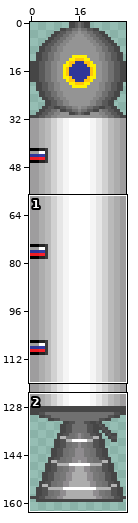
Edited in one commit: sprite sheet (test.png). The first picture is a wide view before the edit; the outline marks the close-up.
Close-up. Old version:
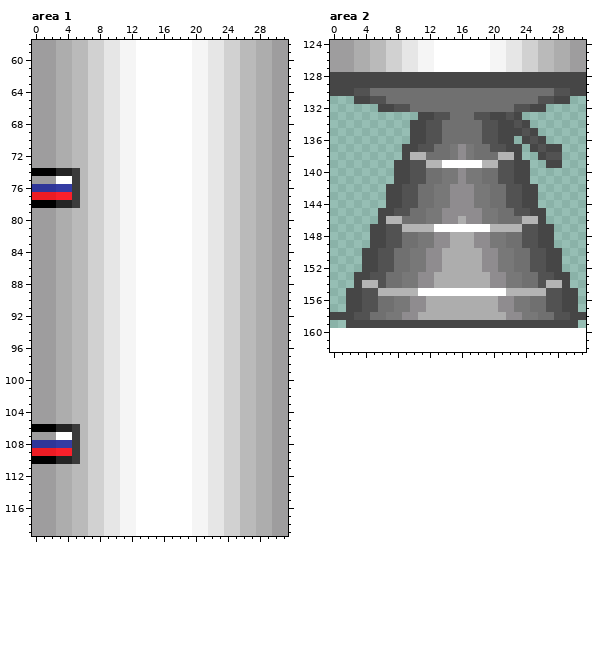
The file is 32x160 pixels. Colours within 5 levels of each other are drawn and written as one. Shown: area 1: x 0..31, y 58..119; area 2: x 0..31, y 124..162. The old version is drawn lined up with the new one, on the new canvas.
New version:
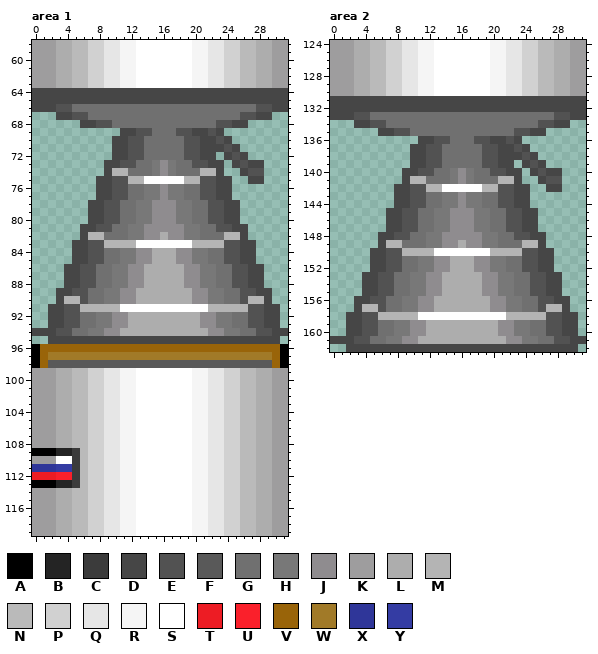
Palette (. is transparent): A #000000  B #242424  C #3b3b3b  D #464646  E #525252  F #595959  G #707070  H #787878  J #8f8c8f  K #9e9d9e  L #adadad  M #b4b4b4  N #bababa  P #d1d1d1  Q #e6e6e6  R #f5f5f5  S #ffffff  T #ed1c24  U #fa202b  V #996409  W #a17a28  X #2f3699  Y #343ca3
Edits made:
canvas 32x160 -> 32x163
--- area 1
@@ x 0..31 @@
  63 KKKLLNNPPQQRRSSSSSSSRRQQPPNNLLKK
- 64 KKKLLNNPPQQRRSSSSSSSRRQQPPNNLLKK
- 65 KKKLLNNPPQQRRSSSSSSSRRQQPPNNLLKK
- 66 KKKLLNNPPQQRRSSSSSSSRRQQPPNNLLKK
- 67 KKKLLNNPPQQRRSSSSSSSRRQQPPNNLLKK
- 68 KKKLLNNPPQQRRSSSSSSSRRQQPPNNLLKK
- 69 KKKLLNNPPQQRRSSSSSSSRRQQPPNNLLKK
- 70 KKKLLNNPPQQRRSSSSSSSRRQQPPNNLLKK
- 71 KKKLLNNPPQQRRSSSSSSSRRQQPPNNLLKK
- 72 KKKLLNNPPQQRRSSSSSSSRRQQPPNNLLKK
- 73 KKKLLNNPPQQRRSSSSSSSRRQQPPNNLLKK
- 74 AAABBCNPPQQRRSSSSSSSRRQQPPNNLLKK
- 75 KKKSSCNPPQQRRSSSSSSSRRQQPPNNLLKK
- 76 XXXYYCNPPQQRRSSSSSSSRRQQPPNNLLKK
- 77 TTTUUCNPPQQRRSSSSSSSRRQQPPNNLLKK
- 78 AAABBCNPPQQRRSSSSSSSRRQQPPNNLLKK
- 79 KKKLLNNPPQQRRSSSSSSSRRQQPPNNLLKK
- 80 KKKLLNNPPQQRRSSSSSSSRRQQPPNNLLKK
- 81 KKKLLNNPPQQRRSSSSSSSRRQQPPNNLLKK
- 82 KKKLLNNPPQQRRSSSSSSSRRQQPPNNLLKK
- 83 KKKLLNNPPQQRRSSSSSSSRRQQPPNNLLKK
- 84 KKKLLNNPPQQRRSSSSSSSRRQQPPNNLLKK
- 85 KKKLLNNPPQQRRSSSSSSSRRQQPPNNLLKK
- 86 KKKLLNNPPQQRRSSSSSSSRRQQPPNNLLKK
- 87 KKKLLNNPPQQRRSSSSSSSRRQQPPNNLLKK
- 88 KKKLLNNPPQQRRSSSSSSSRRQQPPNNLLKK
- 89 KKKLLNNPPQQRRSSSSSSSRRQQPPNNLLKK
- 90 KKKLLNNPPQQRRSSSSSSSRRQQPPNNLLKK
- 91 KKKLLNNPPQQRRSSSSSSSRRQQPPNNLLKK
- 92 KKKLLNNPPQQRRSSSSSSSRRQQPPNNLLKK
- 93 KKKLLNNPPQQRRSSSSSSSRRQQPPNNLLKK
- 94 KKKLLNNPPQQRRSSSSSSSRRQQPPNNLLKK
- 95 KKKLLNNPPQQRRSSSSSSSRRQQPPNNLLKK
- 96 KKKLLNNPPQQRRSSSSSSSRRQQPPNNLLKK
- 97 KKKLLNNPPQQRRSSSSSSSRRQQPPNNLLKK
- 98 KKKLLNNPPQQRRSSSSSSSRRQQPPNNLLKK
+ 64 DDDDDDDDDDDDDDDDDDDDDDDDDDDDDDDD
+ 65 DDDDDDDDDDDDDDDDDDDDDDDDDDDDDDDD
+ 66 DDDEEGGGGGGGGGGGGGGGGGGGGGGGEEDD
+ 67 ...DDEEGGGGGGGGGGGGGGGGGGGEEDD..
+ 68 ......DDEEGGGGGGGGGGGGGEEDD.....
+ 69 ...........DDEEGGGEEDDED........
+ 70 ..........DDEEGGGGGEEDDED.......
+ 71 ..........DDEEGGGGGEEDDDED......
+ 72 ..........DDEEGGGGGEEDD.DED.....
+ 73 .........DDEEGGHJHGGEEDD.DEDD...
+ 74 .........DMMGGGHJHGGGMMD..DEE...
+ 75 ........DDEEMMSSSSSMMEEDD..DD...
+ 76 ........DDEEGGHHJHHGGEEDD.......
+ 77 ........DDEEGGHHJHHGGEEDD.......
+ 78 .......DDEEGGHHJJJHHGGEEDD......
+ 79 .......DDEEGGHHJJJHHGGEEDD......
+ 80 .......DDEEGGHHJJJHHGGEEDD......
+ 81 ......DDEEGGHHJJJJJHHGGEEDD.....
+ 82 ......DMMGGGHHJJLJJHHGGGMMD.....
+ 83 .....DDEEMMMMSSSSSSSMMMMEEDD....
+ 84 .....DDEEGGHHJJLLLJJHHGGEEDD....
+ 85 .....DDEEGGHHJJLLLJJHHGGEEDD....
+ 86 ....DDEEGGHHJJLLLLLJJHHGGEEDD...
+ 87 ....DDEEGGHHJJLLLLLJJHHGGEEDD...
+ 88 ....DDEEGGHHJJLLLLLJJHHGGEEDD...
+ 89 ...DDEEGGHHJJLLLLLLLJJHHGGEEDD..
+ 90 ...DMMEGGHHJJLLLLLLLJJHHGGEMMD..
+ 91 ..DDEEMMMMMSSSSSSSSSSSMMMMMEEDD.
+ 92 ..DDEEGGHHJJLLLLLLLLLJJHHGGEEDD.
+ 93 ..DDEEGGHHJJLLLLLLLLLJJHHGGEEDD.
+ 94 DDDEEGGHHJJLLLLLLLLLLLJJHHGGEEDD
+ 95 ..DDDDDDDDDDDDDDDDDDDDDDDDDDDDD.
+ 96 AVVVVVVVVVVVVVVVVVVVVVVVVVVVVVVA
+ 97 AVWWWWWWWWWWWWWWWWWWWWWWWWWWWWVA
+ 98 AVFFFFFFFFFFFFFFFFFFFFFFFFFFFFVA
  99 KKKLLNNPPQQRRSSSSSSSRRQQPPNNLLKK
@@ x 0..7 @@
 105 KKKLLNNP
-106 AAABBCNP
-107 KKKSSCNP
-108 XXXYYCNP
-109 TTTUUCNP
-110 AAABBCNP
-111 KKKLLNNP
-112 KKKLLNNP
-113 KKKLLNNP
+106 KKKLLNNP
+107 KKKLLNNP
+108 KKKLLNNP
+109 AAABBCNP
+110 KKKSSCNP
+111 XXXYYCNP
+112 TTTUUCNP
+113 AAABBCNP
 114 KKKLLNNP
--- area 2
@@ x 0..31 @@
 127 KKKLLNNPPQQRRSSSSSSSRRQQPPNNLLKK
-128 DDDDDDDDDDDDDDDDDDDDDDDDDDDDDDDD
-129 DDDDDDDDDDDDDDDDDDDDDDDDDDDDDDDD
-130 DDDEEGGGGGGGGGGGGGGGGGGGGGGGEEDD
-131 ...DDEEGGGGGGGGGGGGGGGGGGGEEDD..
-132 ......DDEEGGGGGGGGGGGGGEEDD.....
-133 ...........DDEEGGGEEDDED........
-134 ..........DDEEGGGGGEEDDED.......
-135 ..........DDEEGGGGGEEDDDED......
-136 ..........DDEEGGGGGEEDD.DED.....
-137 .........DDEEGGHJHGGEEDD.DEDD...
-138 .........DMMGGGHJHGGGMMD..DEE...
-139 ........DDEEMMSSSSSMMEEDD..DD...
-140 ........DDEEGGHHJHHGGEEDD.......
-141 ........DDEEGGHHJHHGGEEDD.......
-142 .......DDEEGGHHJJJHHGGEEDD......
-143 .......DDEEGGHHJJJHHGGEEDD......
-144 .......DDEEGGHHJJJHHGGEEDD......
-145 ......DDEEGGHHJJJJJHHGGEEDD.....
-146 ......DMMGGGHHJJLJJHHGGGMMD.....
-147 .....DDEEMMMMSSSSSSSMMMMEEDD....
-148 .....DDEEGGHHJJLLLJJHHGGEEDD....
-149 .....DDEEGGHHJJLLLJJHHGGEEDD....
-150 ....DDEEGGHHJJLLLLLJJHHGGEEDD...
-151 ....DDEEGGHHJJLLLLLJJHHGGEEDD...
-152 ....DDEEGGHHJJLLLLLJJHHGGEEDD...
-153 ...DDEEGGHHJJLLLLLLLJJHHGGEEDD..
-154 ...DMMEGGHHJJLLLLLLLJJHHGGEMMD..
-155 ..DDEEMMMMMSSSSSSSSSSSMMMMMEEDD.
-156 ..DDEEGGHHJJLLLLLLLLLJJHHGGEEDD.
-157 ..DDEEGGHHJJLLLLLLLLLJJHHGGEEDD.
-158 DDDEEGGHHJJLLLLLLLLLLLJJHHGGEEDD
-159 ..DDDDDDDDDDDDDDDDDDDDDDDDDDDDD.
-160 ................................
-161 ................................
-162 ................................
+128 KKKLLNNPPQQRRSSSSSSSRRQQPPNNLLKK
+129 KKKLLNNPPQQRRSSSSSSSRRQQPPNNLLKK
+130 KKKLLNNPPQQRRSSSSSSSRRQQPPNNLLKK
+131 DDDDDDDDDDDDDDDDDDDDDDDDDDDDDDDD
+132 DDDDDDDDDDDDDDDDDDDDDDDDDDDDDDDD
+133 DDDEEGGGGGGGGGGGGGGGGGGGGGGGEEDD
+134 ...DDEEGGGGGGGGGGGGGGGGGGGEEDD..
+135 ......DDEEGGGGGGGGGGGGGEEDD.....
+136 ...........DDEEGGGEEDDED........
+137 ..........DDEEGGGGGEEDDED.......
+138 ..........DDEEGGGGGEEDDDED......
+139 ..........DDEEGGGGGEEDD.DED.....
+140 .........DDEEGGHJHGGEEDD.DEDD...
+141 .........DMMGGGHJHGGGMMD..DEE...
+142 ........DDEEMMSSSSSMMEEDD..DD...
+143 ........DDEEGGHHJHHGGEEDD.......
+144 ........DDEEGGHHJHHGGEEDD.......
+145 .......DDEEGGHHJJJHHGGEEDD......
+146 .......DDEEGGHHJJJHHGGEEDD......
+147 .......DDEEGGHHJJJHHGGEEDD......
+148 ......DDEEGGHHJJJJJHHGGEEDD.....
+149 ......DMMGGGHHJJLJJHHGGGMMD.....
+150 .....DDEEMMMMSSSSSSSMMMMEEDD....
+151 .....DDEEGGHHJJLLLJJHHGGEEDD....
+152 .....DDEEGGHHJJLLLJJHHGGEEDD....
+153 ....DDEEGGHHJJLLLLLJJHHGGEEDD...
+154 ....DDEEGGHHJJLLLLLJJHHGGEEDD...
+155 ....DDEEGGHHJJLLLLLJJHHGGEEDD...
+156 ...DDEEGGHHJJLLLLLLLJJHHGGEEDD..
+157 ...DMMEGGHHJJLLLLLLLJJHHGGEMMD..
+158 ..DDEEMMMMMSSSSSSSSSSSMMMMMEEDD.
+159 ..DDEEGGHHJJLLLLLLLLLJJHHGGEEDD.
+160 ..DDEEGGHHJJLLLLLLLLLJJHHGGEEDD.
+161 DDDEEGGHHJJLLLLLLLLLLLJJHHGGEEDD
+162 ..DDDDDDDDDDDDDDDDDDDDDDDDDDDDD.
Pixel boxes of the changes (left, top, right, bottom) in both close-ups:
changed: (32, 88, 288, 368)
changed: (32, 424, 80, 488)
changed: (330, 72, 586, 352)
